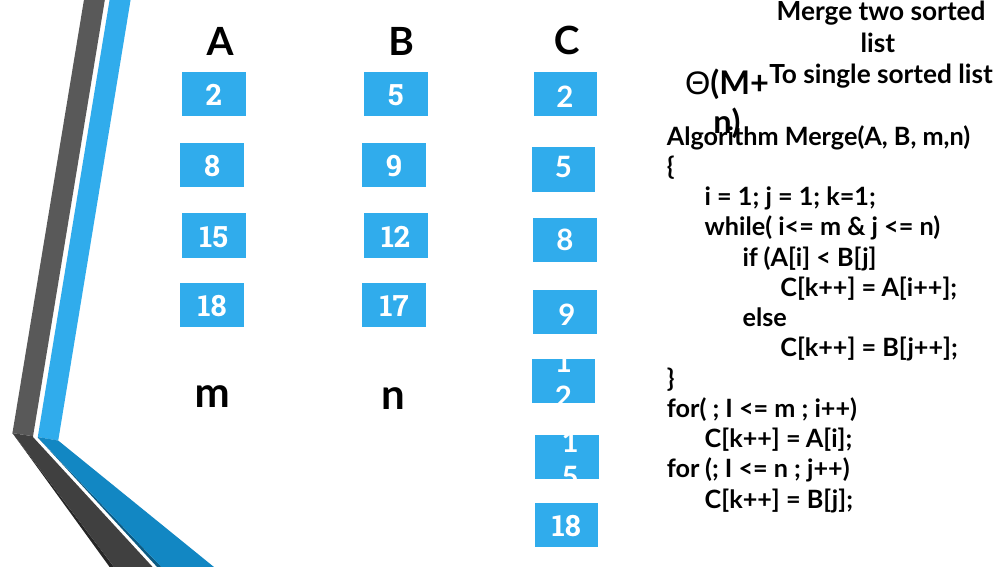
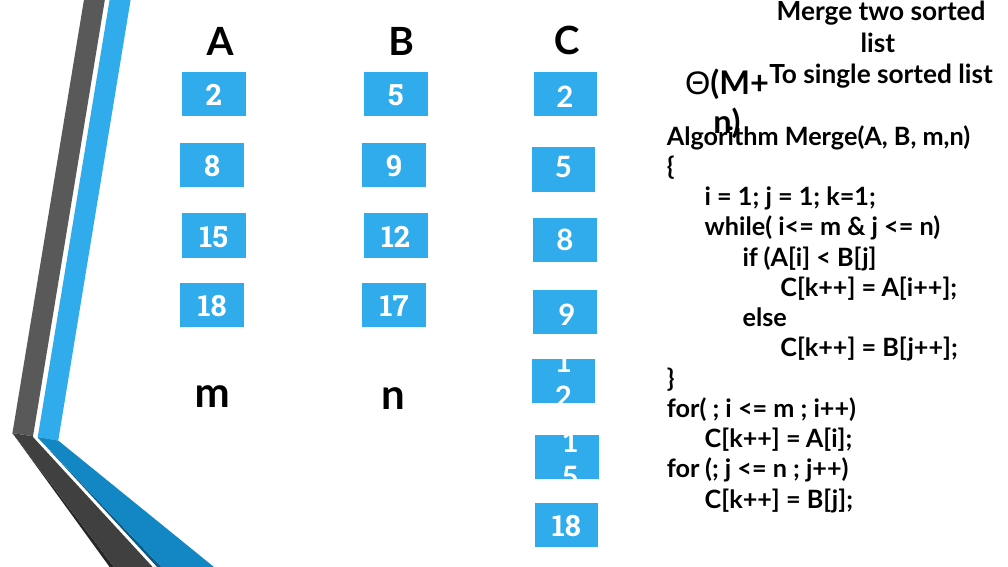
Before and after one commit to billowdev/report-external-sorted, a slide deck: slide 21 of PPTX_Report_External_Sort.pptx. Drawn at 1008x567 pixels with LibreOffice and Linux fonts; fonts in the diff are those of the drawing; background and template pictures are left out. Boxes give left, top, right and bottom in pixels: in the first picture for what was removed or moved away, otherwise in the second. Text is boxed around its words. In the diff, an @@ line names an element or a change of style, - is before the commit and + after.

```diff
--- a/PPTX_Report_External_Sort.pptx
+++ b/PPTX_Report_External_Sort.pptx
@@ text at (667,397,857,421): text changed @@
-for( ; I <= m ; i++)
+for( ; i <= m ; i++)
@@ text at (667,456,849,482): text changed @@
-for (; I <= n ; j++)
+for (; j <= n ; j++)
```
Also in this commit, not shown: 5 other slides changed, 2 other files.
